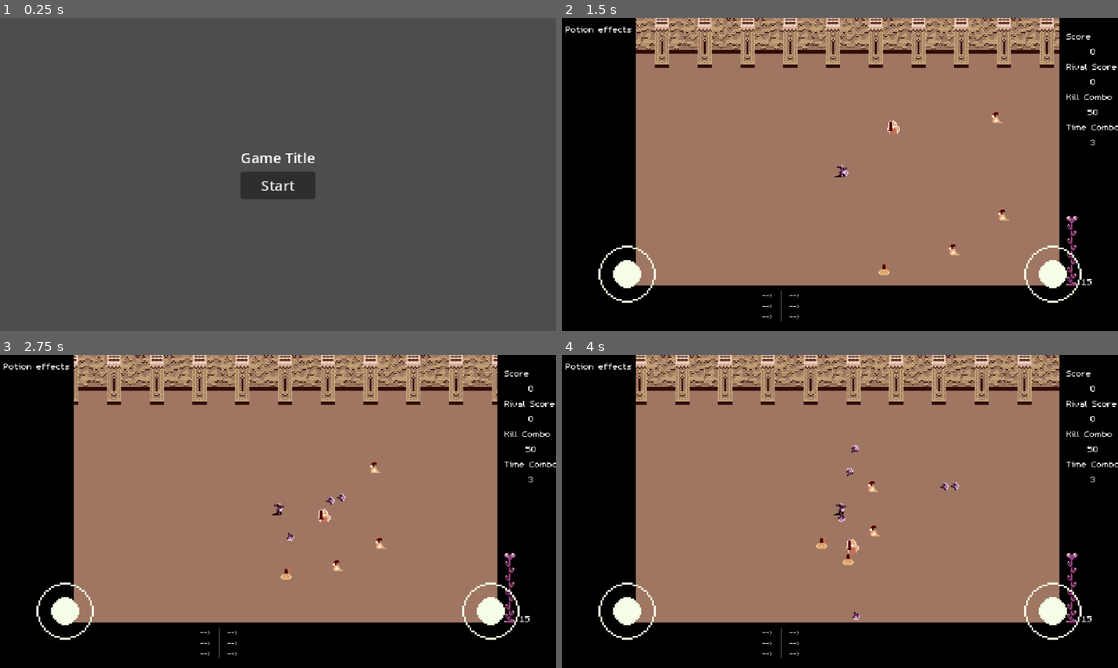
Above: before the commit, frames 1-4 (two rows, left to right).
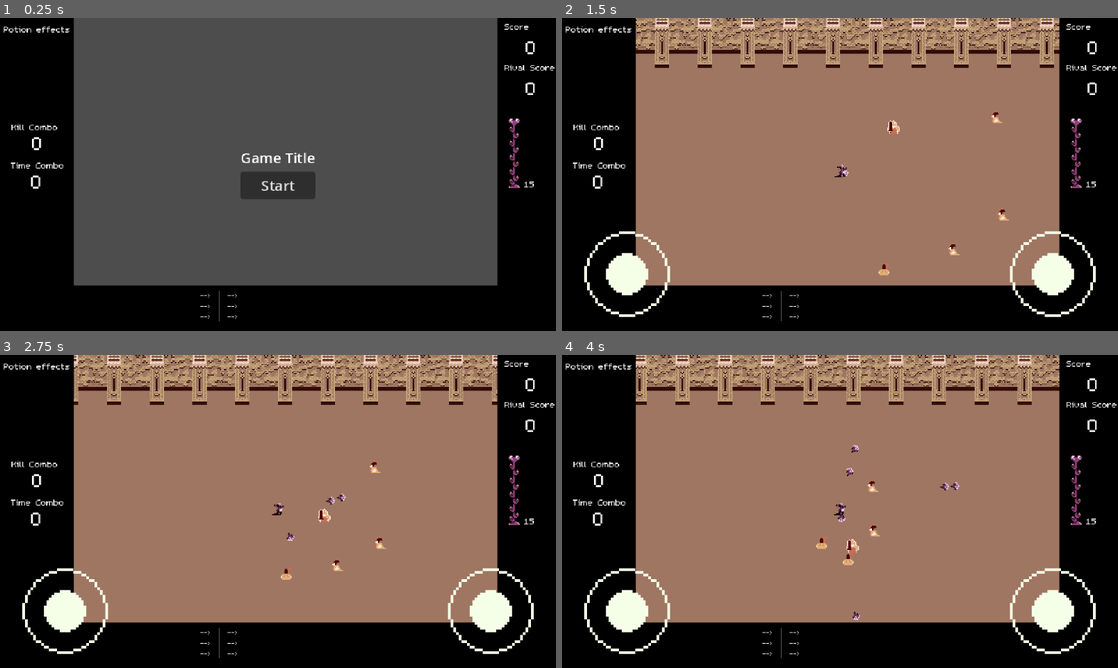
Above: after the commit, the same moments.

Repository: DanWaywell/collab_jam_game
Game: Godot game, scene res://menu/start_menu.tscn
Same seed, same stepped clock (60 frames per second), same inputs: the game is played once before the commit and once after it.
Inputs (mouse positions are in pixels of both pictures, inside the frame that each line leads up to):
- Up to frame 1 (0.25 s): no input
- Up to frame 2 (1.5 s): click "Start" at 0.5 s; move the mouse to (962, 158) at 1.27 s; hold D (move_right) from 1.28 s (still down); hold Space (action_1) from 1.28 s (still down); click (962, 158) at 1.42 s
- Up to frame 3 (2.75 s): release D (move_right) at 2 s; release Space (action_1) at 2 s; drag from (166, 527) to (355, 577) at 2.02 s
- Up to frame 4 (4 s): move the mouse to (895, 442) at 2.77 s; hold D (move_right) 2.78-3.5 s; hold Space (action_1) 2.78-3.5 s; drag from (812, 574) to (884, 536) at 3.52 s

The runs differ from the first frame. In frame 1, 35% of the frame differs, in the area x 0-100%, y 0-100%; in frame 2, 3.5%; in frame 3, 3.5%; in frame 4, 3.5%.

Commit message:
Little changes

Diff:
--- a/src/hud/hud.gd
+++ b/src/hud/hud.gd
@@ -8,8 +8,8 @@
 
 @onready var player_score_int: Label = $"Panel3/VBoxContainer2/pscore int"
 @onready var rival_score_int: Label = $"Panel3/VBoxContainer2/rscore int"
-@onready var combo_int: Label = $"Panel3/VBoxContainer2/combo int"
-@onready var qcombo_int: Label = $"Panel3/VBoxContainer2/qcombo int"
+@onready var combo_int: Label = %"combo int"
+@onready var qcombo_int: Label = %"qcombo int"
 
 
 
@@ -103,6 +103,8 @@
 
 func update_player_score():
 	player_score_int.text = str(GlobalGameManager.player_score)
+	combo_int.text = str(GlobalGameManager.kill_combo)
+	qcombo_int.text = str(GlobalGameManager.quickness_kill_combo)
 func update_rival_score():
 	rival_score_int.text = str(GlobalGameManager.rival_score)
 
--- a/src/hud/hud.tscn
+++ b/src/hud/hud.tscn
@@ -11,7 +11,6 @@
 bg_color = Color(0, 0, 0, 1)
 
 [node name="HUD" type="CanvasLayer"]
-visible = false
 script = ExtResource("1_318vg")
 
 [node name="Panel" type="Panel" parent="."]
@@ -66,6 +65,44 @@
 offset_right = 79.0
 offset_bottom = 28.0
 text = "Potion effects"
+
+[node name="Combo" type="Label" parent="Panel"]
+layout_mode = 2
+offset_left = 13.0
+offset_top = 115.0
+offset_right = 73.0
+offset_bottom = 128.0
+text = "Kill Combo"
+
+[node name="combo int" type="Label" parent="Panel"]
+unique_name_in_owner = true
+layout_mode = 2
+offset_left = 3.0
+offset_top = 127.0
+offset_right = 82.0
+offset_bottom = 153.0
+theme_override_font_sizes/font_size = 32
+text = "50"
+horizontal_alignment = 1
+
+[node name="quick combo" type="Label" parent="Panel"]
+layout_mode = 2
+offset_left = 12.0
+offset_top = 158.0
+offset_right = 72.0
+offset_bottom = 171.0
+text = "Time Combo"
+
+[node name="qcombo int" type="Label" parent="Panel"]
+unique_name_in_owner = true
+layout_mode = 2
+offset_left = 2.0
+offset_top = 170.0
+offset_right = 81.0
+offset_bottom = 196.0
+theme_override_font_sizes/font_size = 32
+text = "3"
+horizontal_alignment = 1
 
 [node name="Panel2" type="Panel" parent="."]
 offset_left = -2.0
@@ -210,9 +247,9 @@
 [node name="VBoxContainer2" type="VBoxContainer" parent="Panel3"]
 layout_mode = 0
 offset_left = 8.0
-offset_top = 16.0
+offset_top = 5.0
 offset_right = 68.0
-offset_bottom = 174.0
+offset_bottom = 163.0
 
 [node name="player score" type="Label" parent="Panel3/VBoxContainer2"]
 layout_mode = 2
@@ -220,6 +257,7 @@
 
 [node name="pscore int" type="Label" parent="Panel3/VBoxContainer2"]
 layout_mode = 2
+theme_override_font_sizes/font_size = 32
 text = "0"
 horizontal_alignment = 1
 
@@ -229,29 +267,12 @@
 
 [node name="rscore int" type="Label" parent="Panel3/VBoxContainer2"]
 layout_mode = 2
+theme_override_font_sizes/font_size = 32
 text = "0"
 horizontal_alignment = 1
 
-[node name="Combo" type="Label" parent="Panel3/VBoxContainer2"]
-layout_mode = 2
-text = "Kill Combo"
-
-[node name="combo int" type="Label" parent="Panel3/VBoxContainer2"]
-layout_mode = 2
-text = "50"
-horizontal_alignment = 1
-
-[node name="quick combo" type="Label" parent="Panel3/VBoxContainer2"]
-layout_mode = 2
-text = "Time Combo"
-
-[node name="qcombo int" type="Label" parent="Panel3/VBoxContainer2"]
-layout_mode = 2
-text = "3"
-horizontal_alignment = 1
-
 [node name="healthbar" parent="Panel3" instance=ExtResource("3_svhta")]
-position = Vector2(-31, -40)
+position = Vector2(-26, -150)
 
 [node name="hp" type="Label" parent="Panel3/healthbar"]
 unique_name_in_owner = true
--- a/src/opponent/opponent.gd
+++ b/src/opponent/opponent.gd
@@ -27,10 +27,8 @@
 
 
 func seek_target(new_target: CharacterBody2D):
-	if target == null:
-		target = new_target
-	else:
-		pass
+	target = new_target
+
 
 
 func _physics_process(_delta: float) -> void:
@@ -110,7 +108,9 @@
 
 
 func _on_detection_area_body_entered(body: Node2D) -> void:
-	if body is Player or body is Rival:
+	if body is Player:
+		seek_target(body)
+	if target == null and body is Rival:
 		seek_target(body)
 
 var attacking: bool = false
--- a/src/projectile/aoe_effect.gd
+++ b/src/projectile/aoe_effect.gd
@@ -1,7 +1,7 @@
 
 class_name AoE extends Area2D
 
-var radius: int = 16
+var radius: int = 32
 var damage: int = 1
 var color: Color = Color.WEB_PURPLE
 @onready var collision_circle = $CollisionShape2D
--- a/src/projectile/aoe_effect.tscn
+++ b/src/projectile/aoe_effect.tscn
@@ -63,7 +63,7 @@
 "times": PackedFloat32Array(0, 1),
 "transitions": PackedFloat32Array(1, 1),
 "update": 2,
-"values": [Vector2(0.3, 0.3), Vector2(1, 1)]
+"values": [Vector2(0.3, 0.3), Vector2(2, 2)]
 }
 tracks/1/type = "value"
 tracks/1/imported = false
@@ -118,7 +118,7 @@
 "times": PackedFloat32Array(0, 1),
 "transitions": PackedFloat32Array(1, 1),
 "update": 2,
-"values": [Vector2(1, 1), Vector2(0.3, 0.3)]
+"values": [Vector2(2, 2), Vector2(0.3, 0.3)]
 }
 tracks/1/type = "value"
 tracks/1/imported = false
--- a/src/touch_screen/touch_screen_controler.tscn
+++ b/src/touch_screen/touch_screen_controler.tscn
@@ -36,7 +36,7 @@
 
 [node name="TouchJoystick" type="Node2D" parent="."]
 position = Vector2(73, 288)
-scale = Vector2(2, 2)
+scale = Vector2(3, 3)
 script = ExtResource("2_vyy65")
 
 [node name="Circle" type="Sprite2D" parent="TouchJoystick"]
@@ -58,7 +58,7 @@
 
 [node name="TouchJoystick2" type="Node2D" parent="."]
 position = Vector2(551, 288)
-scale = Vector2(2, 2)
+scale = Vector2(3, 3)
 script = ExtResource("2_vyy65")
 
 [node name="Circle" type="Sprite2D" parent="TouchJoystick2"]
Not shown, changed: exp/html/index.html
Not shown, changed: exp/html/index.pck
Not shown, changed: exp/html/index.zip
